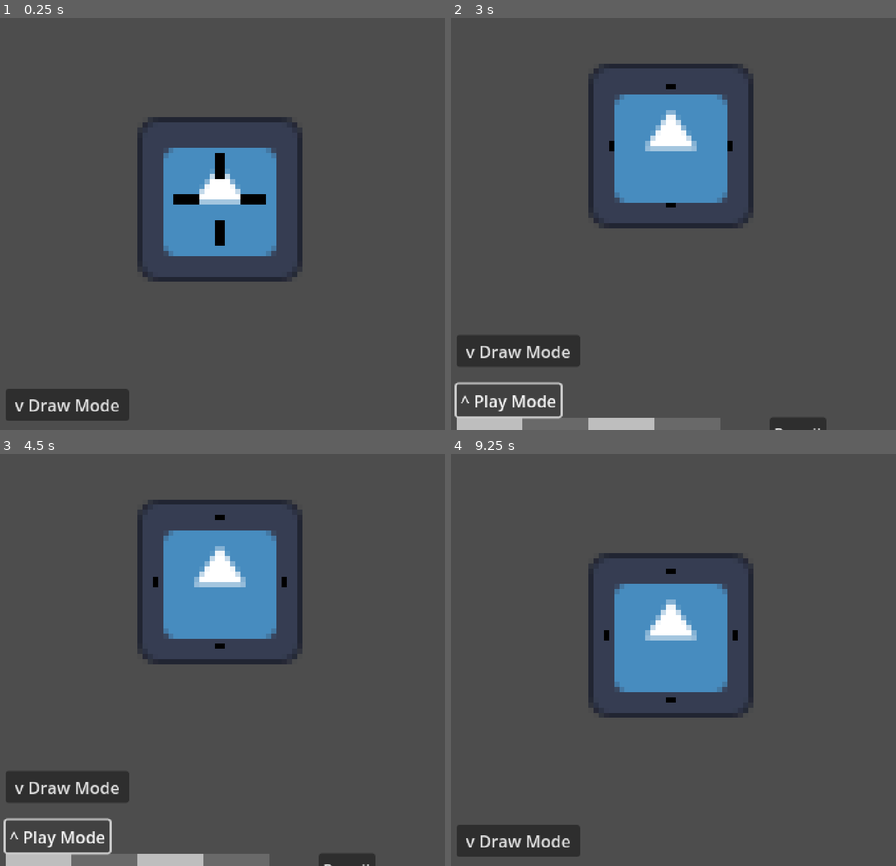
Above: before the commit, frames 1-4 (two rows, left to right).
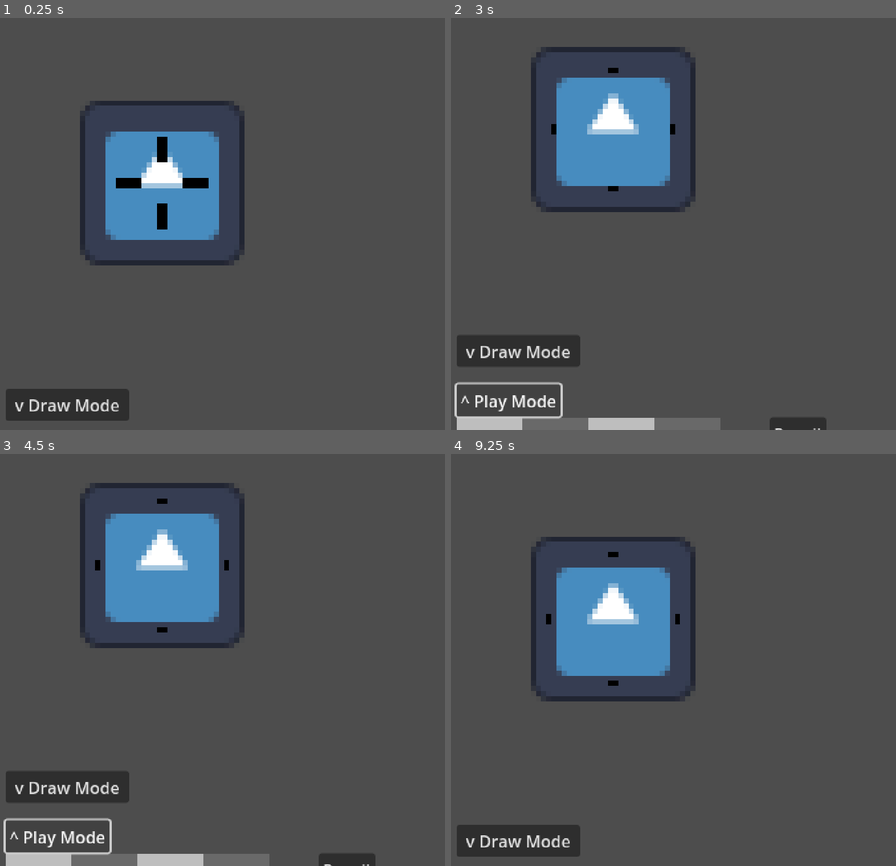
Above: after the commit, the same moments.

Repository: kennethbchen/Fireworkshop-Game
Game: Godot game, scene res://main.tscn
Same seed, same stepped clock (60 frames per second), same inputs: the game is played once before the commit and once after it. The engine's default icon, where the game draws it, is replaced by a stand-in: a white triangle on a blue panel in a dark square.
Inputs:
- Up to frame 1 (0.25 s): no input
- Up to frame 2 (3 s): click "v Draw Mode" at 0.5 s; click "Add New Frame" at 1.25 s; click "Add New Frame" at 2 s; click "^ Play Mode" at 2.75 s
- Up to frame 3 (4.5 s): click "v Draw Mode" at 3.5 s; click "^ Play Mode" at 4.25 s
- Up to frame 4 (9.25 s): click "v Draw Mode" at 5 s; click "Pencil" at 5.75 s; click "Pencil" at 6.5 s; click "Pencil" at 7.25 s; click "Add New Frame" at 8 s; click "^ Play Mode" at 8.75 s

The runs differ from the first frame. In frame 1, 12% of the frame differs, in the area x 17-68%, y 20-64%; in frame 2, 11%; in frame 3, 11%; in frame 4, 11%.

Commit message:
Fixed tool buttons

Diff:
--- a/main.tscn
+++ b/main.tscn
@@ -32,10 +32,9 @@
 [node name="Main" type="Node2D"]
 
 [node name="SubViewportContainer" type="SubViewportContainer" parent="."]
-offset_left = 56.0
-offset_top = -384.0
-offset_right = 120.0
-offset_bottom = -320.0
+offset_top = -400.0
+offset_right = 90.0
+offset_bottom = -333.0
 scale = Vector2(5, 5)
 
 [node name="SubViewport" type="SubViewport" parent="SubViewportContainer"]
@@ -257,8 +256,8 @@
 [node name="EraserTool" type="Node" parent="PlayerControls"]
 script = ExtResource("4_x4p8e")
 
-[connection signal="pressed" from="CreateModeUI/Tools/PencilButton" to="PlayerControls" method="change_tool_from_name"]
-[connection signal="pressed" from="CreateModeUI/Tools/EraserButton" to="PlayerControls" method="change_tool_from_name"]
+[connection signal="pressed" from="CreateModeUI/Tools/PencilButton" to="PlayerControls" method="change_tool_from_name" binds= ["pencil"]]
+[connection signal="pressed" from="CreateModeUI/Tools/EraserButton" to="PlayerControls" method="change_tool_from_name" binds= ["eraser"]]
 [connection signal="pressed" from="CreateModeUI/FlipbookFrameControls/VBoxContainer/AddFrameButton" to="PlayerData" method="append_new_frame"]
 [connection signal="pressed" from="CreateModeUI/FlipbookFrameControls/VBoxContainer/DeleteSelectedFrameButton" to="PlayerData" method="delete_frame"]
 [connection signal="pressed" from="CreateModeUI/PlayModeButton" to="Camera2D" method="goto_play_mode"]
